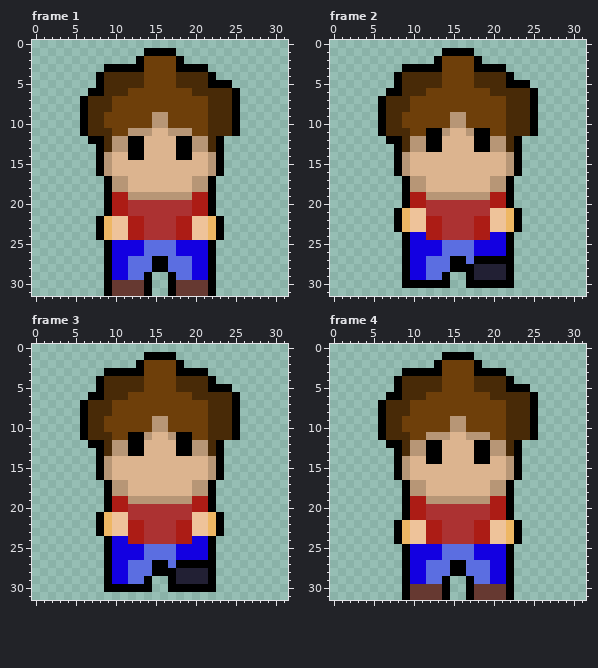
One commit to this animated GIF sprite: anim/personage_down.gif. This is how it looked before the edit.
The file is 32x32 pixels, 5 frames. Shown: frame 1, frame 2, frame 3, frame 4. The commit also changed other frames, which this record leaves out.
Once edited:
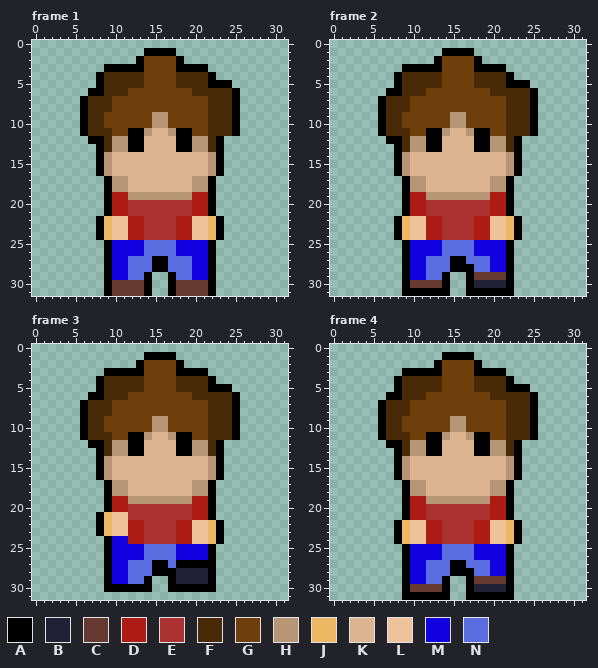
Palette (. is transparent): A #000000  B #222034  C #663931  D #ac1c15  E #ac3232  F #482a07  G #6e3f0a  H #b79676  J #eeb764  K #dcb48f  L #eec39a  M #1300e1  N #5b6ee1
What changed:
Frame 1:
Colour A replaces colour H in row 11 at x 12 to 13 and 18 to 19.
Colour K replaces colour A in row 14 at x 12 to 13 and 18 to 19.
Frame 2:
Colour A is added in row 24 at x 8 and 23; in row 31 at x 9 to 14 and 17 to 22.
Colour A replaces colour J in row 21 at x 9 and 22.
Colour B replaces colour A in row 30 at x 18 to 21.
Colour C replaces colour A in row 30 at x 10 to 13.
Colour C replaces colour B in row 29 at x 18 to 21.
Colour D replaces colour L in row 21 at x 10 to 11 and 20 to 21.
Colour J replaces colour A in row 24 at x 9 and 22.
Colour L replaces colour M in row 24 at x 10 to 11 and 20 to 21.
Colour M replaces colour A in row 27 at x 20 to 21.
Colour M replaces colour B in row 28 at x 20 to 21.
Colour N replaces colour A in row 27 at x 18 to 19.
Colour N replaces colour B in row 28 at x 18 to 19.
Colour A is removed in row 21 at x 8 and 23.
Frame 3:
Colour A is added in row 24 at x 23.
Colour A replaces colour J in row 21 at x 22.
Colour D replaces colour L in row 21 at x 20 to 21.
Colour J replaces colour A in row 24 at x 22.
Colour L replaces colour M in row 24 at x 20 to 21.
Colour A is removed in row 21 at x 23.
Frame 4:
Colour A replaces colour C in row 31 at x 10 to 13 and 18 to 21.
Colour A replaces colour H in row 11 at x 12 to 13 and 18 to 19.
Colour A replaces colour N in row 28 at x 17.
Colour B replaces colour C in row 30 at x 18 to 21.
Colour C replaces colour M in row 29 at x 20 to 21.
Colour C replaces colour N in row 29 at x 18 to 19.
Colour K replaces colour A in row 14 at x 12 to 13 and 18 to 19.
Boxes around the changes in both pictures, in picture pixels (x1, y1, x2, y2):
changed: (128, 128, 144, 160)
changed: (176, 128, 192, 160)
changed: (394, 208, 522, 296)
changed: (192, 512, 224, 544)
changed: (426, 432, 442, 464)
changed: (474, 432, 490, 464)
changed: (410, 568, 506, 600)
